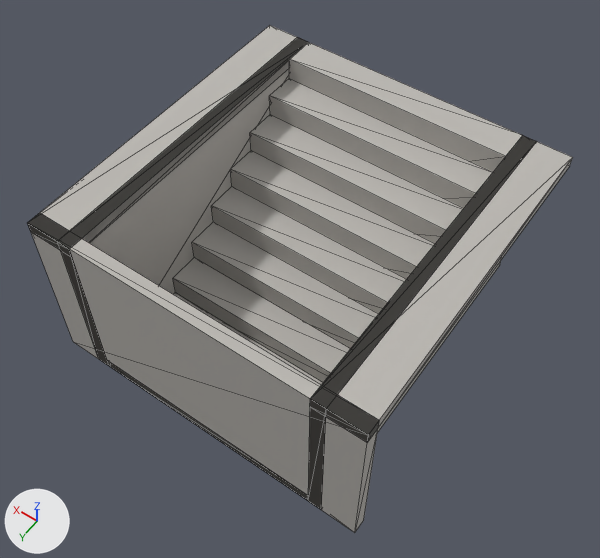
Before and after pictures for a commit that changed the glTF model assets/models/stairs_down.gltf.
One viewpoint serves both versions: a 50 mm lens placed at (-2.04, 2.95, 3.69), pointed at (-0.03, 0.14, -0.73). Every picture has the same lights, and +X, +Y and +Z are marked at lower left. The first picture is the older version. Mesh edges are drawn as thin lines. Vertices at exactly the same position are counted once.
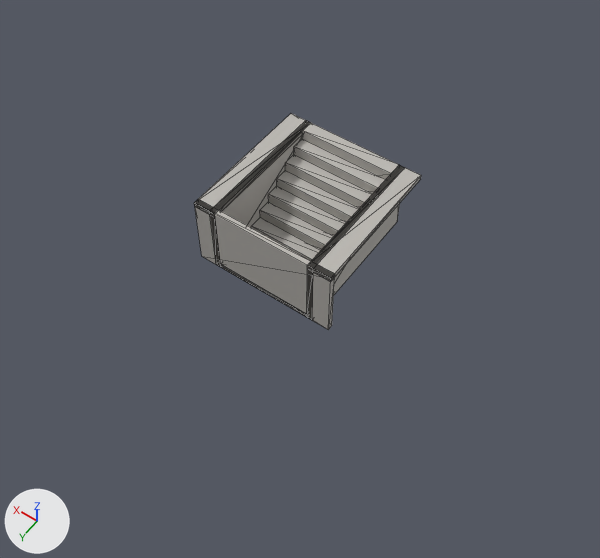
Patch to the scene script:
```diff
--- a/assets/models/stairs_down.gltf.py
+++ b/assets/models/stairs_down.gltf.py
@@ me_mesh_0 @@
 # used by ob_mesh_0; location = (0.0, 0.0, 0.0)
-me_mesh_0.from_pydata(...)  # 90 vertices, 156 faces; spans x -1.2..1.2, y -1.2..1.2, z -1.27..0.0
+me_mesh_0.from_pydata(...)  # 86 vertices, 156 faces; spans x -0.5..0.5, y -0.5..0.5, z -0.51..0.0
+# me_mesh_0 part 1: the loose piece of 14 vertices spanning x -0.85..0.85, y -0.48..0.0, z -1.27..-0.51 is scaled about its middle by 0.4, then moved by (0.0, 0.12, 0.53)
+# me_mesh_0 part 2: the loose piece of 22 vertices spanning x -1.2..1.2, y -1.2..1.2, z -1.27..0.0 is scaled about the mesh origin by (0.413, 0.417, 0.4)
+# me_mesh_0 part 3: a new loose piece of 50 vertices spanning x -0.38..0.38, y -0.5..0.5, z -0.51..0.0, in mat_material_0 (grey #bcb8b3)
+# me_mesh_0 part 4: the loose piece of 8 vertices spanning x -0.85..0.85, y 0.0..0.24, z -1.27..-0.85 is deleted
+# me_mesh_0 part 5: the loose piece of 8 vertices spanning x -0.85..0.85, y 0.24..0.48, z -1.27..-1.02 is deleted
+# me_mesh_0 part 6
+# 38 vertices are removed from x -0.95..0.95, y -1.2..1.2, z -1.27..0.0
+# 72 faces are deleted
 me_mesh_0.materials.append(mat_material_0)
```

Where the change shows, as pixel boxes [x1, y1, x2, y2] in the pictures (600 x 558 px; the box of a moved part takes in the faces that stretch with it):
'Mesh_0', reshaped (58% narrower, 57% shorter): before [28, 25, 573, 532]; after [194, 114, 421, 329]
part 1 of me_mesh_0, moved or reshaped: before [211, 151, 434, 314]; after [268, 170, 359, 236]
part 2 of me_mesh_0, moved or reshaped: before [28, 25, 573, 532]; after [194, 114, 421, 329]
part 3 of me_mesh_0, added: after [210, 122, 402, 320]
part 4 of me_mesh_0, deleted: before [192, 222, 378, 348]
part 5 of me_mesh_0, deleted: before [173, 257, 351, 382]
part 6 of me_mesh_0, deleted: before [59, 40, 536, 507]
